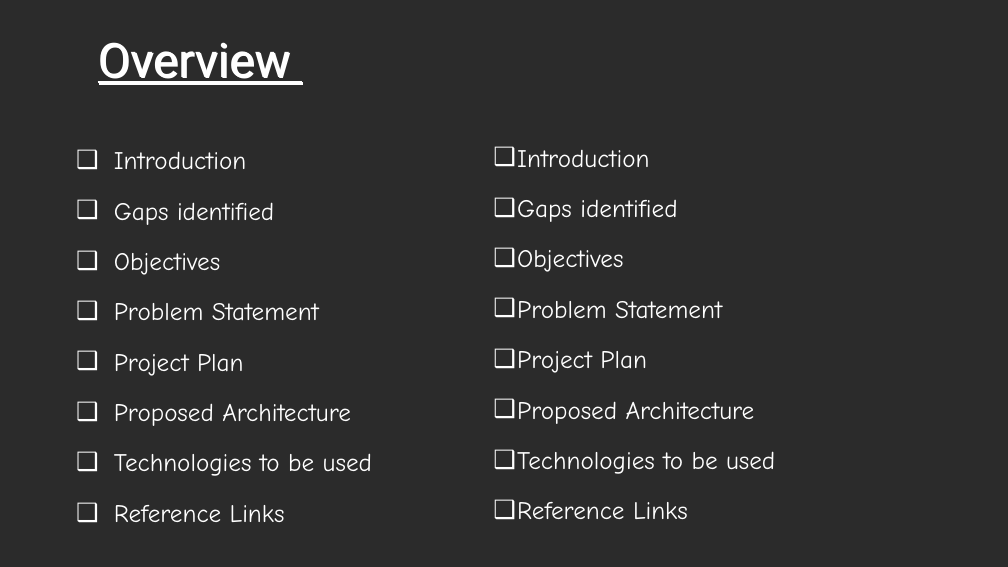
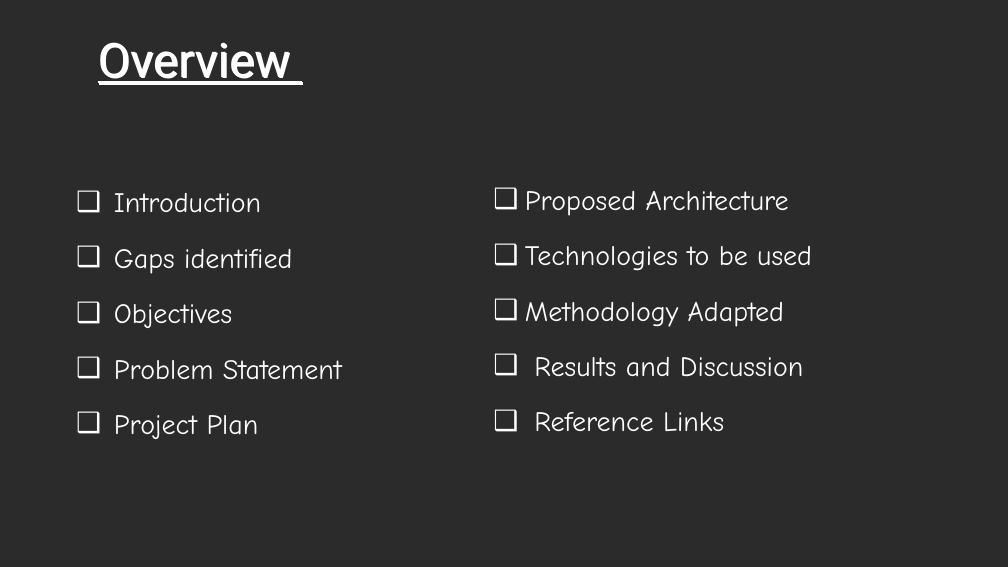
Before and after one commit to Sahithya132002/Final-Year-Project, a slide deck: slide 2 of Review 2.pptx. Drawn at 1008x567 pixels with LibreOffice and Linux fonts; fonts in the diff are those of the drawing; background and template pictures are left out; a plain dark background stands for a picture behind light text. Boxes give left, top, right and bottom in pixels: in the first picture for what was removed or moved away, otherwise in the second. Text is boxed around its words. In the diff, an @@ line names an element or a change of style, - is before the commit and + after.

```diff
--- a/Review 2.pptx
+++ b/Review 2.pptx
@@ text "Introduction" at <box>114,193,342,439</box>: size 18 to 20 pt @@
@@ text at <box>517,150,722,373</box>: paragraphs removed @@
-❑ Introduction
-❑ Gaps identified
-❑ Objectives
-❑ Problem Statement
-❑ Project Plan
@@ text at <box>525,191,812,431</box>: size 18 to 20 pt in "Proposed Architecture", "Technologies to be used", "Reference Links"; indent changed @@
@@ text at <box>525,302,803,377</box>: paragraphs added @@
+❑ Methodology Adapted
+❑ Results and Discussion
@@ text at <box>114,403,372,522</box>: paragraphs removed @@
-❑ Proposed Architecture
-❑ Technologies to be used
-❑ Reference Links
```
Also in this commit, not shown: 4 other slides changed, 1 other file.
